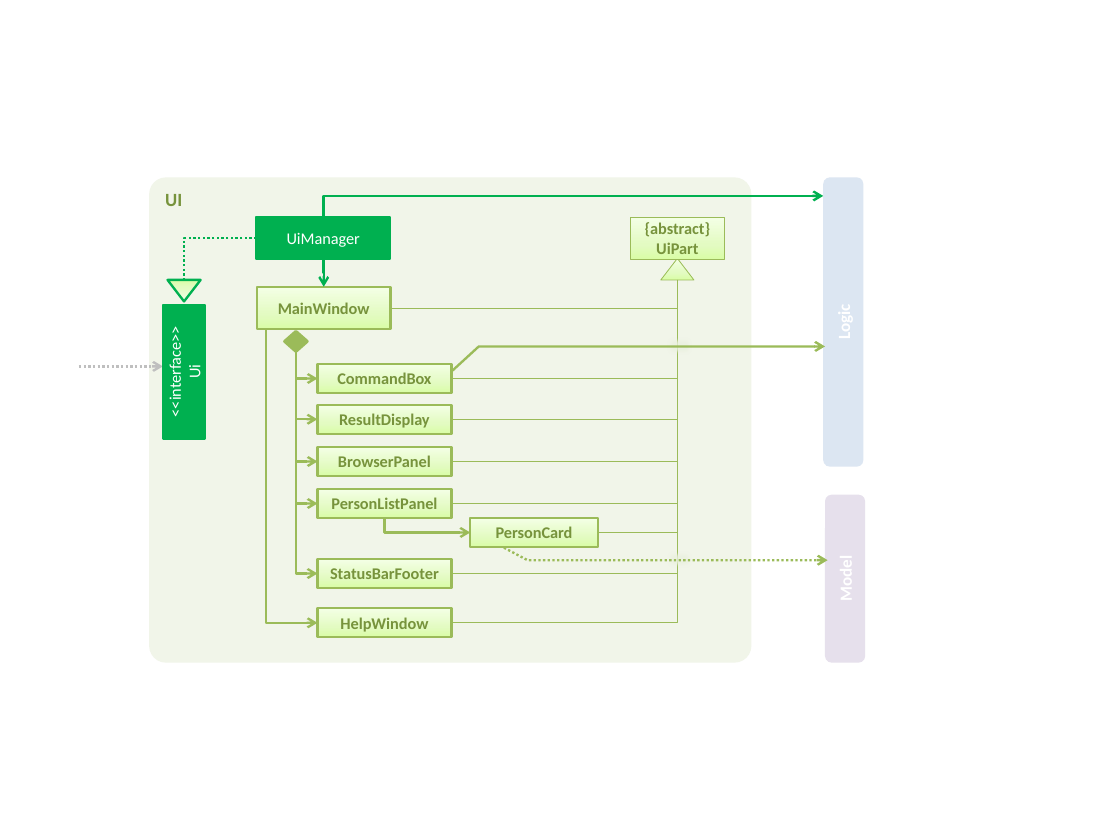
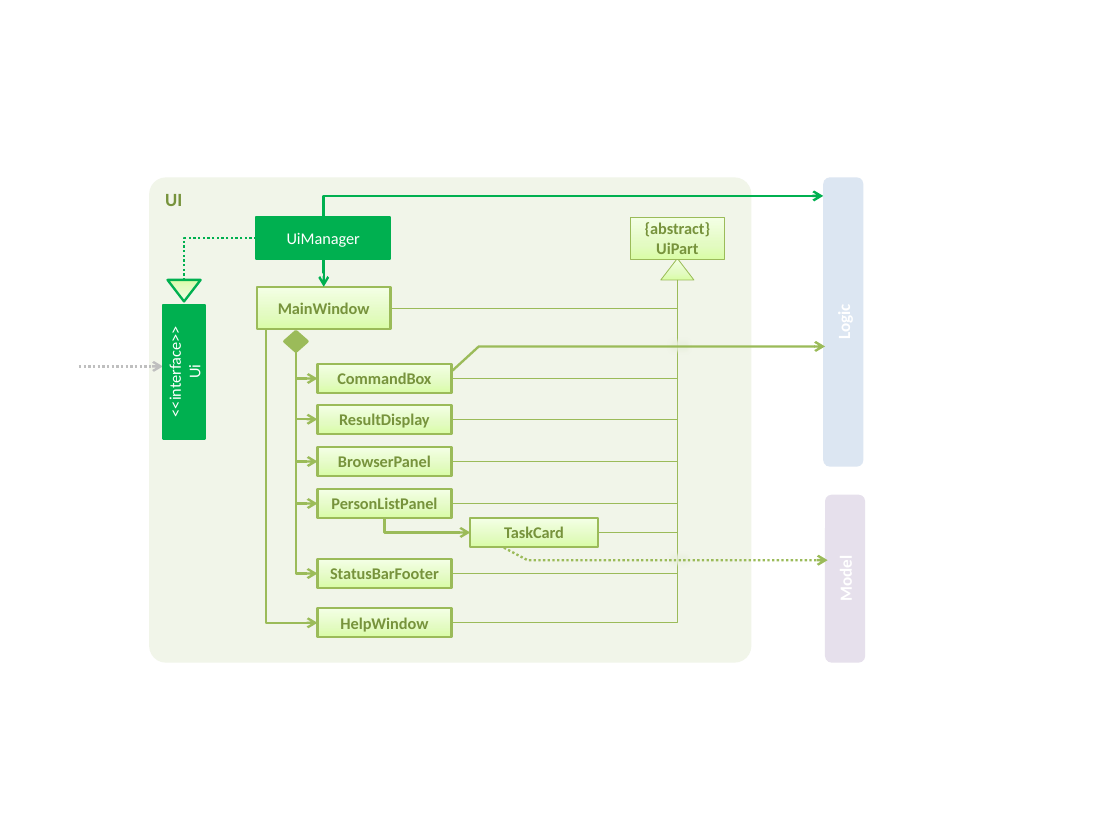
Before and after one commit to yogamurti/main, a slide deck: slide 1 of docs/diagrams/UiComponentClassDiagram.pptx. Drawn at 1120x840 pixels with LibreOffice and Linux fonts; fonts in the diff are those of the drawing. Boxes give left, top, right and bottom in pixels: in the first picture for what was removed or moved away, otherwise in the second. Text is boxed around its words. In the diff, an @@ line names an element or a change of style, - is before the commit and + after.

```diff
--- a/docs/diagrams/UiComponentClassDiagram.pptx
+++ b/docs/diagrams/UiComponentClassDiagram.pptx
@@ text in rectangle at (504, 526, 564, 538): text changed @@
-PersonCard
+TaskCard
```
Also in this commit, not shown: 2 other files.
